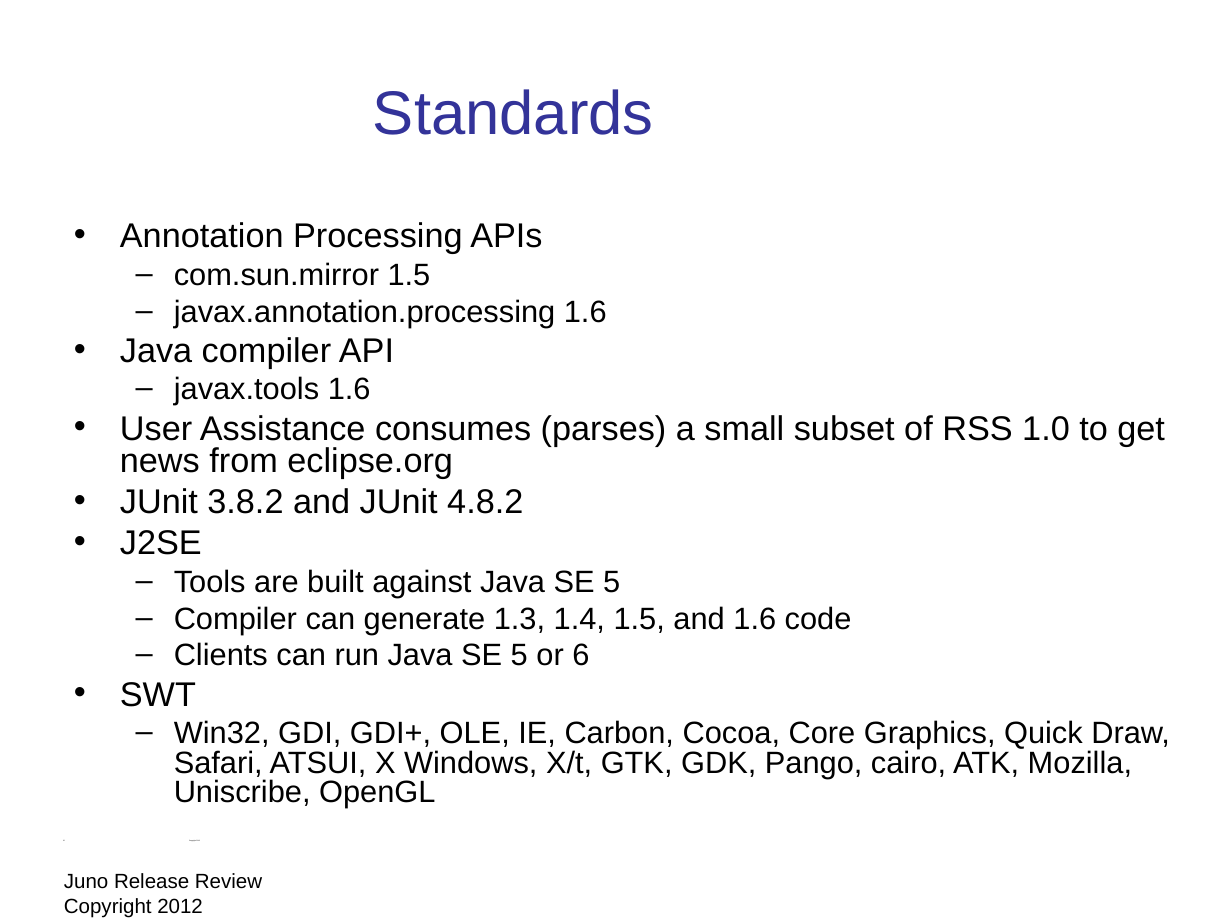
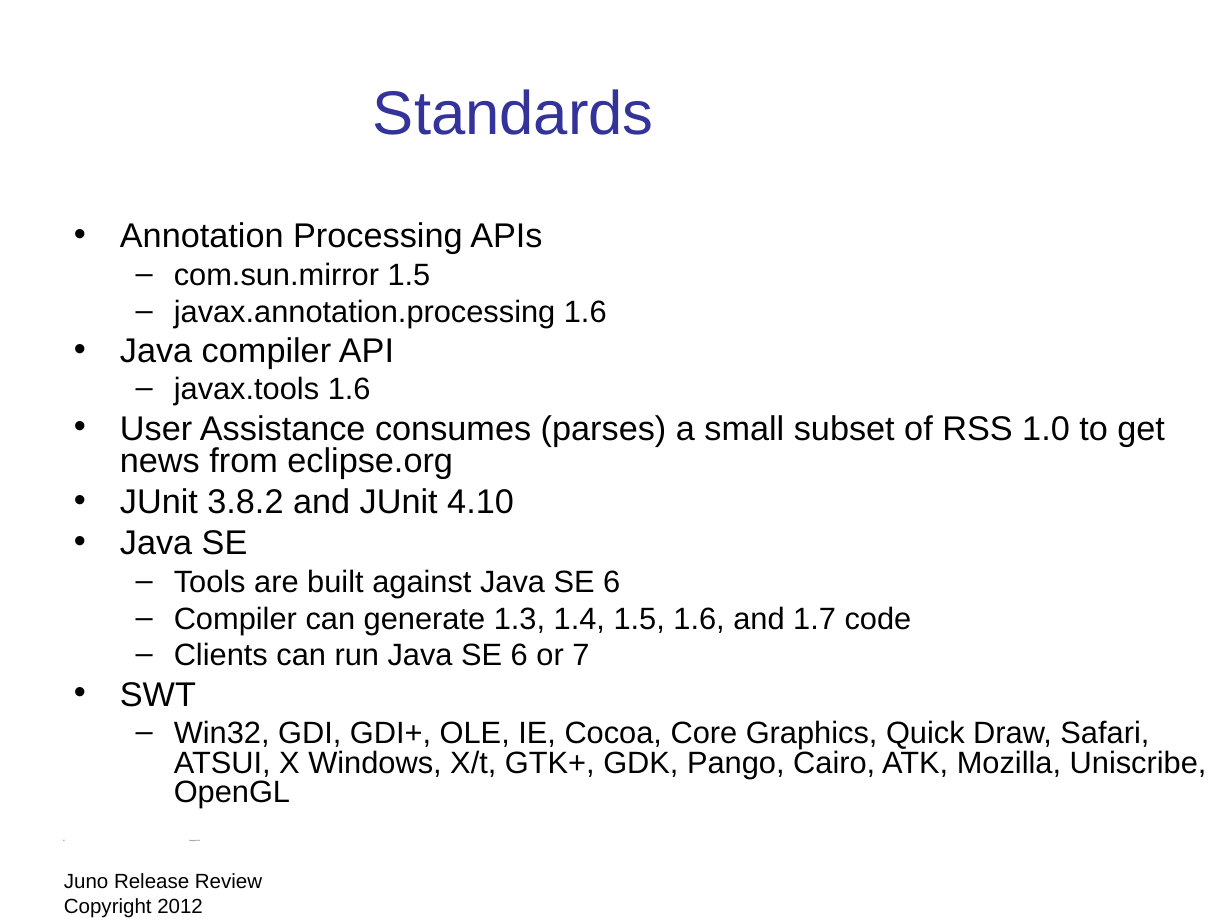
Before and after one commit to eclipse-platform/www.eclipse.org-eclipse-news, a slide deck: slide 22 of presentation/Juno-release-review/eclipse-juno-release-review.odp. Drawn at 1232x924 pixels with LibreOffice and Linux fonts; fonts in the diff are those of the drawing; background and template pictures are left out. Boxes give left, top, right and bottom in pixels: in the first picture for what was removed or moved away, otherwise in the second. Text is boxed around its words. In the diff, an @@ line names an element or a change of style, - is before the commit and + after.

```diff
--- a/presentation/Juno-release-review/eclipse-juno-release-review.odp
+++ b/presentation/Juno-release-review/eclipse-juno-release-review.odp
@@ text at [120,488,912,666]: text changed @@
-• JUnit 3.8.2 and JUnit 4.8.2
-• J2SE
-  – Tools are built against Java SE 5
-  – Compiler can generate 1.3, 1.4, 1.5, and 1.6 code
-  – Clients can run Java SE 5 or 6
+• JUnit 3.8.2 and JUnit 4.10
+• Java SE
+  – Tools are built against Java SE 6
+  – Compiler can generate 1.3, 1.4, 1.5, 1.6, and 1.7 code
+  – Clients can run Java SE 6 or 7
@@ text at [174,720,1207,807]: text changed @@
-  – Win32, GDI, GDI+, OLE, IE, Carbon, Cocoa, Core Graphics, Quick Draw, Safari, ATSUI, X Windows, X/t, GTK, GDK, Pango, cairo, ATK, Mozilla, Uniscribe, OpenGL
+  – Win32, GDI, GDI+, OLE, IE, Cocoa, Core Graphics, Quick Draw, Safari, ATSUI, X Windows, X/t, GTK+, GDK, Pango, Cairo, ATK, Mozilla, Uniscribe, OpenGL
```
Also in this commit, not shown: 20 other slides changed, 1 other file.
